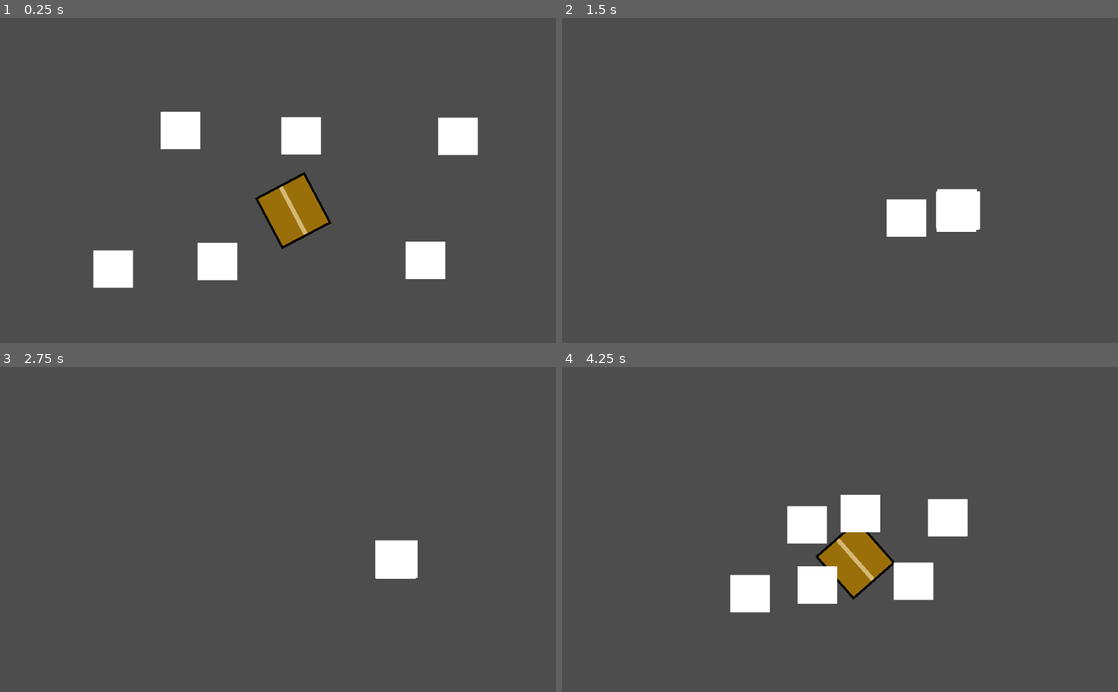
Above: before the commit, frames 1-4 (two rows, left to right).
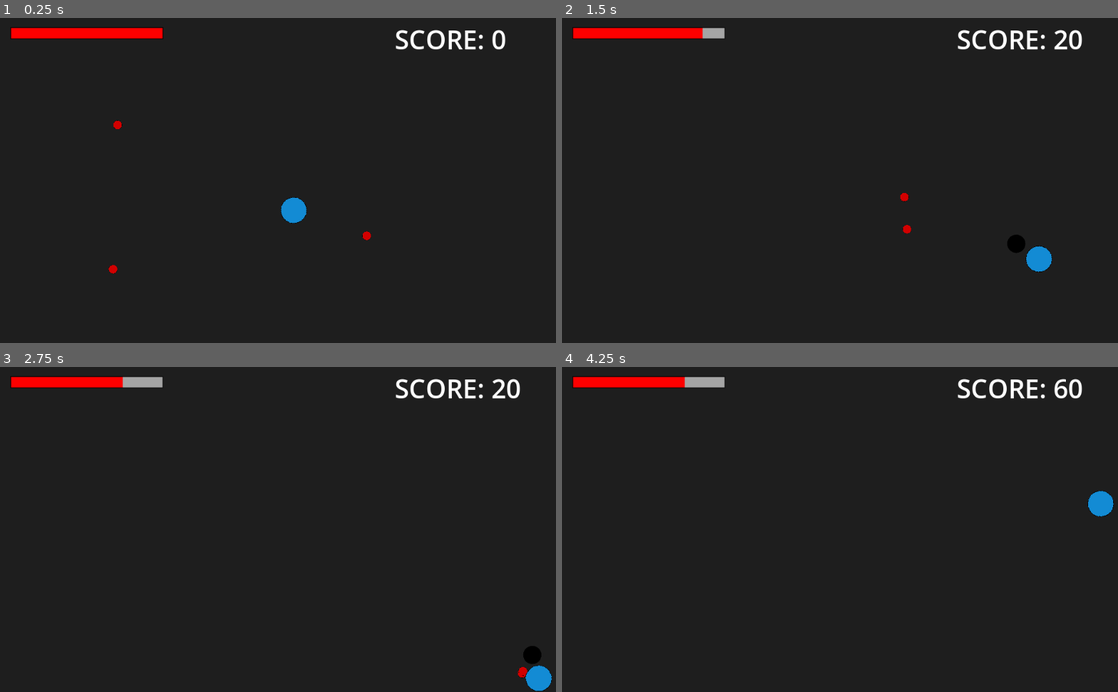
Above: after the commit, the same moments.

Repository: QuinnLeavitt/CSC-303-Final-Project
Game: Godot game, scene res://level/game.tscn
Same seed, same stepped clock (60 frames per second), same inputs: the game is played once before the commit and once after it.
Inputs (mouse positions are in pixels of both pictures, inside the frame that each line leads up to):
- Up to frame 1 (0.25 s): no input
- Up to frame 2 (1.5 s): move the mouse to (962, 164) at 0.52 s; press the mouse at (962, 164) at 0.53 s; hold D (move_right) 0.53-1.28 s; move the mouse to (728, 196) at 1.27 s; release the mouse at (728, 196) at 1.28 s; hold S (move_backward) from 1.28 s (still down); click (728, 196) at 1.35 s
- Up to frame 3 (2.75 s): move the mouse to (333, 458) at 2.02 s; release S (move_backward) at 2.03 s; press the mouse at (333, 458) at 2.03 s; hold D (move_right) from 2.03 s (still down)
- Up to frame 4 (4.25 s): move the mouse to (812, 594) at 2.77 s; release D (move_right) at 2.78 s; release the mouse at (812, 594) at 2.78 s; hold W (move_forward) 2.78-3.5 s; click (812, 594) at 2.85 s; click (834, 536) at 3.5 s, where only the run before the commit has a clickable "RESTART"

The runs differ from the first frame. In frame 1, 100% of the frame differs, in the area x 0-100%, y 0-100%; in frame 2, 100%; in frame 3, 100%; in frame 4, 100%.

Commit message:
Add basic UI

Diff:
--- a/enemies/minions/basic_enemy.gd
+++ b/enemies/minions/basic_enemy.gd
@@ -1,4 +1,6 @@
 class_name Enemy extends CharacterBody2D
+
+signal died
 
 @export var movement_speed = 350.0
 @export var health = 20
@@ -16,7 +18,6 @@
 	move_and_slide()
 
 func take_damage():
-	print('take damage')
 	if health >= 0:
 		health -= 20
 	else:
@@ -25,7 +26,7 @@
 func die():
 	if (is_alive==true):
 		player.heal(20)
-		print("ded")
+		emit_signal("died")
 		queue_free()
 
 
@@ -34,13 +35,11 @@
 	if body is Player:
 		is_player_hit = true
 		while(is_player_hit and player.is_alive):
-			await get_tree().create_timer(.2).timeout
-			print('hitting player')
+			await get_tree().create_timer(.1).timeout
 			var playerBody = body
-			playerBody.take_damage()
+			playerBody.take_damage(10)
 
 
 func _on_hit_box_body_exited(body):
 	if body is Player:
 		is_player_hit = false
-		print('player out of range')
--- a/enemies/minions/basic_enemy.tscn
+++ b/enemies/minions/basic_enemy.tscn
@@ -1,13 +1,13 @@
 [gd_scene load_steps=5 format=3 uid="uid://1tql7gtnjy2l"]
 
 [ext_resource type="Script" path="res://enemies/minions/basic_enemy.gd" id="1_j5nm7"]
-[ext_resource type="Texture2D" uid="uid://one6b4wog84m" path="res://assets/art/white_box.png" id="2_fndtq"]
+[ext_resource type="Texture2D" uid="uid://bgxy44lyn748u" path="res://assets/art/Placeholder_Enemy.png" id="2_5gviv"]
 
 [sub_resource type="CircleShape2D" id="CircleShape2D_ifvtx"]
-radius = 69.1158
+radius = 16.0312
 
 [sub_resource type="CircleShape2D" id="CircleShape2D_2upr0"]
-radius = 91.2688
+radius = 31.0161
 
 [node name="basic_enemy" type="CharacterBody2D"]
 collision_layer = 4
@@ -16,7 +16,9 @@
 script = ExtResource("1_j5nm7")
 
 [node name="Sprite2D" type="Sprite2D" parent="."]
-texture = ExtResource("2_fndtq")
+texture_filter = 1
+scale = Vector2(0.5, 0.5)
+texture = ExtResource("2_5gviv")
 
 [node name="CollisionShape2D" type="CollisionShape2D" parent="."]
 shape = SubResource("CircleShape2D_ifvtx")
--- a/level/Game.gd
+++ b/level/Game.gd
@@ -1,9 +1,14 @@
 extends Node2D
 @onready var game_over_screen = $game_over_screen
+@onready var hud =$hud
+var score := 0:
+	set(value):
+		score = value
+		hud.score = score
 
 # Called when the node enters the scene tree for the first time.
 func _ready():
-	pass # Replace with function body.
+	score = 0
 
 
 # Called every frame. 'delta' is the elapsed time since the previous frame.
@@ -13,3 +18,9 @@
 func _on_player_died():
 	await get_tree().create_timer(2).timeout
 	game_over_screen.visible = true
+
+
+
+
+func _on_basic_enemy_died():
+	score += 20
--- a/level/game.tscn
+++ b/level/game.tscn
@@ -1,9 +1,22 @@
-[gd_scene load_steps=5 format=3 uid="uid://bfaf3elpkgo64"]
+[gd_scene load_steps=10 format=3 uid="uid://bfaf3elpkgo64"]
 
 [ext_resource type="Script" path="res://level/Game.gd" id="1_0dsc7"]
 [ext_resource type="PackedScene" uid="uid://b0gtlja0y4b4h" path="res://player/player.tscn" id="2_sdx0n"]
 [ext_resource type="PackedScene" uid="uid://1tql7gtnjy2l" path="res://enemies/minions/basic_enemy.tscn" id="3_gpv7n"]
 [ext_resource type="PackedScene" uid="uid://bbqtt1kclfkuh" path="res://ui/game_over_screen.tscn" id="4_relea"]
+[ext_resource type="PackedScene" uid="uid://b2n6iyqm5fuf8" path="res://ui/hud.tscn" id="5_j63pa"]
+
+[sub_resource type="RectangleShape2D" id="RectangleShape2D_8o3g4"]
+size = Vector2(1039, 20)
+
+[sub_resource type="RectangleShape2D" id="RectangleShape2D_ue75p"]
+size = Vector2(1039, 20)
+
+[sub_resource type="RectangleShape2D" id="RectangleShape2D_bkuf5"]
+size = Vector2(37.5, 630)
+
+[sub_resource type="RectangleShape2D" id="RectangleShape2D_tirbe"]
+size = Vector2(37.5, 630)
 
 [node name="Game" type="Node2D"]
 script = ExtResource("1_0dsc7")
@@ -16,26 +29,48 @@
 scale = Vector2(0.5, 0.5)
 
 [node name="basic_enemy2" parent="." instance=ExtResource("3_gpv7n")]
-position = Vector2(923, 183)
+position = Vector2(138, 159)
 scale = Vector2(0.5, 0.5)
 
 [node name="basic_enemy3" parent="." instance=ExtResource("3_gpv7n")]
-position = Vector2(865, 479)
-scale = Vector2(0.5, 0.5)
-
-[node name="basic_enemy4" parent="." instance=ExtResource("3_gpv7n")]
-position = Vector2(261, 157)
-scale = Vector2(0.5, 0.5)
-
-[node name="basic_enemy5" parent="." instance=ExtResource("3_gpv7n")]
-position = Vector2(563, 130)
-scale = Vector2(0.5, 0.5)
-
-[node name="basic_enemy6" parent="." instance=ExtResource("3_gpv7n")]
-position = Vector2(328, 498)
+position = Vector2(758, 431)
 scale = Vector2(0.5, 0.5)
 
 [node name="game_over_screen" parent="." instance=ExtResource("4_relea")]
 visible = false
 
+[node name="hud" parent="." instance=ExtResource("5_j63pa")]
+offset_left = 0.0441284
+offset_top = -0.637604
+offset_right = 0.0441284
+offset_bottom = -0.637604
+
+[node name="StaticBody2D" type="StaticBody2D" parent="."]
+
+[node name="CollisionShape2D" type="CollisionShape2D" parent="StaticBody2D"]
+position = Vector2(510, -5)
+shape = SubResource("RectangleShape2D_8o3g4")
+
+[node name="StaticBody2D4" type="StaticBody2D" parent="."]
+
+[node name="CollisionShape2D" type="CollisionShape2D" parent="StaticBody2D4"]
+position = Vector2(516, 609)
+shape = SubResource("RectangleShape2D_ue75p")
+
+[node name="StaticBody2D2" type="StaticBody2D" parent="."]
+
+[node name="CollisionShape2D" type="CollisionShape2D" parent="StaticBody2D2"]
+position = Vector2(-10, 299)
+shape = SubResource("RectangleShape2D_bkuf5")
+
+[node name="StaticBody2D3" type="StaticBody2D" parent="."]
+
+[node name="CollisionShape2D" type="CollisionShape2D" parent="StaticBody2D3"]
+position = Vector2(1035, 294)
+shape = SubResource("RectangleShape2D_tirbe")
+
+[connection signal="damaged" from="player" to="." method="_on_player_damaged"]
 [connection signal="died" from="player" to="." method="_on_player_died"]
+[connection signal="died" from="basic_enemy" to="." method="_on_basic_enemy_died"]
+[connection signal="died" from="basic_enemy2" to="." method="_on_basic_enemy_died"]
+[connection signal="died" from="basic_enemy3" to="." method="_on_basic_enemy_died"]
--- a/player/basic_punch.tscn
+++ b/player/basic_punch.tscn
@@ -1,10 +1,10 @@
 [gd_scene load_steps=4 format=3 uid="uid://da5burfmtfom6"]
 
 [ext_resource type="Script" path="res://player/basic_punch.gd" id="1_7b3mb"]
-[ext_resource type="Texture2D" uid="uid://one6b4wog84m" path="res://assets/art/white_box.png" id="1_kjh5s"]
+[ext_resource type="Texture2D" uid="uid://can8um1bthqcd" path="res://assets/art/Placeholder_fist.png" id="2_vbupq"]
 
-[sub_resource type="RectangleShape2D" id="RectangleShape2D_y5qny"]
-size = Vector2(95.3333, 89.3333)
+[sub_resource type="CircleShape2D" id="CircleShape2D_25q12"]
+radius = 21.3333
 
 [node name="Punch" type="Area2D"]
 collision_layer = 256
@@ -12,12 +12,12 @@
 script = ExtResource("1_7b3mb")
 
 [node name="CollisionShape2D" type="CollisionShape2D" parent="."]
-position = Vector2(0.499998, -1)
 scale = Vector2(1.5, 1.5)
-shape = SubResource("RectangleShape2D_y5qny")
+shape = SubResource("CircleShape2D_25q12")
 
 [node name="Sprite2D" type="Sprite2D" parent="."]
-texture = ExtResource("1_kjh5s")
+scale = Vector2(0.5, 0.5)
+texture = ExtResource("2_vbupq")
 
 [node name="Lifetime" type="Timer" parent="."]
 wait_time = 0.1
--- a/player/player.gd
+++ b/player/player.gd
@@ -1,5 +1,7 @@
 class_name Player extends CharacterBody2D
 
+signal healed(amount)
+signal damaged(amount)
 signal died
 
 @export var fire_rate := 0.15
@@ -63,19 +65,19 @@
 
 	p.rotation = rotation
 
-func take_damage():
+func take_damage(damageValue):
 	if health > 0:
-		health -= 20
-		print("taking damage")
-		print(health)
+		health -= damageValue
+		emit_signal("damaged", damageValue)
+		if health == 0:
+			die()
 	else:
 		die()
 
 func heal(healValue):
 	if health > 0 and health < 100:
 		health += healValue
-		print("healing")
-		print(health)
+		emit_signal("healed", healValue)
 
 func die():
 	if (is_alive==true):
--- a/player/player.tscn
+++ b/player/player.tscn
@@ -1,11 +1,11 @@
 [gd_scene load_steps=5 format=3 uid="uid://b0gtlja0y4b4h"]
 
 [ext_resource type="Script" path="res://player/player.gd" id="1_rkbbc"]
-[ext_resource type="Texture2D" uid="uid://cp4fv1b4wmqi8" path="res://assets/art/Box.png" id="2_cm8hs"]
+[ext_resource type="Texture2D" uid="uid://gb3hjcows3er" path="res://assets/art/Placeholder_Player.png" id="2_0ajtj"]
 [ext_resource type="PackedScene" uid="uid://bbqtt1kclfkuh" path="res://ui/game_over_screen.tscn" id="3_ffodx"]
 
 [sub_resource type="CircleShape2D" id="CircleShape2D_gg7xa"]
-radius = 10.018
+radius = 24.0
 
 [node name="CharacterBody2D" type="CharacterBody2D" groups=["player"]]
 collision_layer = 2
@@ -14,21 +14,21 @@
 script = ExtResource("1_rkbbc")
 
 [node name="CollisionShape2D" type="CollisionShape2D" parent="."]
-scale = Vector2(5, 5)
+texture_filter = 1
 shape = SubResource("CircleShape2D_gg7xa")
 
 [node name="Sprite2D" type="Sprite2D" parent="."]
 texture_filter = 1
-position = Vector2(4, -5)
-rotation = 1.5708
-scale = Vector2(3.96875, 4.09375)
-texture = ExtResource("2_cm8hs")
+rotation = -1.5708
+scale = Vector2(0.75, 0.75)
+texture = ExtResource("2_0ajtj")
 
 [node name="RightArm" type="Node2D" parent="."]
-position = Vector2(56, 60)
+position = Vector2(40, 21)
+scale = Vector2(1, 1.00132)
 
 [node name="LeftArm" type="Node2D" parent="."]
-position = Vector2(58, -60)
+position = Vector2(40, -21)
 
 [node name="GameOverScreen" parent="." instance=ExtResource("3_ffodx")]
 visible = false
--- a/project.godot
+++ b/project.godot
@@ -61,3 +61,4 @@
 
 renderer/rendering_method="gl_compatibility"
 renderer/rendering_method.mobile="gl_compatibility"
+environment/defaults/default_clear_color=Color(0.117647, 0.117647, 0.117647, 1)
--- /dev/null
+++ b/ui/ProgressBar.gd
@@ -0,0 +1,13 @@
+extends ProgressBar
+
+@onready var player = get_tree().get_first_node_in_group('player')
+
+# Called when the node enters the scene tree for the first time.
+func _ready():
+	player.connect("damaged", _on_player_damaged)
+	player.connect("healed", _on_player_healed)
+
+func _on_player_damaged(amount):
+	value=player.health
+func _on_player_healed(amount):
+	value=player.health
--- /dev/null
+++ b/ui/TextureProgressBar.gd
@@ -0,0 +1,13 @@
+extends TextureProgressBar
+
+@onready var player = get_tree().get_first_node_in_group('player')
+
+# Called when the node enters the scene tree for the first time.
+func _ready():
+	player.connect("damaged", _on_player_damaged)
+	player.connect("healed", _on_player_healed)
+
+func _on_player_damaged(amount):
+	value=player.health
+func _on_player_healed(amount):
+	value=player.health
--- /dev/null
+++ b/ui/hud.gd
@@ -0,0 +1,14 @@
+extends Control
+
+@onready var score = $Score:
+	set(value):
+		score.text = "SCORE: " + str(value)
+
+# Called when the node enters the scene tree for the first time.
+func _ready():
+	pass # Replace with function body.
+
+
+# Called every frame. 'delta' is the elapsed time since the previous frame.
+func _process(delta):
+	pass
--- a/ui/hud.tscn
+++ b/ui/hud.tscn
@@ -1,4 +1,12 @@
-[gd_scene format=3 uid="uid://b2n6iyqm5fuf8"]
+[gd_scene load_steps=6 format=3 uid="uid://b2n6iyqm5fuf8"]
+
+[ext_resource type="Script" path="res://ui/hud.gd" id="1_yohdk"]
+[ext_resource type="Texture2D" uid="uid://dvtfdqqn1j3va" path="res://assets/art/HPEmpty.png" id="2_bsndv"]
+[ext_resource type="Texture2D" uid="uid://cbety81mcl5s6" path="res://assets/art/HPFull.png" id="3_2vmnc"]
+[ext_resource type="Script" path="res://ui/TextureProgressBar.gd" id="4_jblr6"]
+
+[sub_resource type="LabelSettings" id="LabelSettings_1quvb"]
+font_size = 48
 
 [node name="hud" type="Control"]
 layout_mode = 3
@@ -7,3 +15,28 @@
 anchor_bottom = 1.0
 grow_horizontal = 2
 grow_vertical = 2
+script = ExtResource("1_yohdk")
+
+[node name="TextureProgressBar" type="TextureProgressBar" parent="."]
+layout_mode = 0
+offset_left = -4.0
+offset_top = -88.0
+offset_right = 252.0
+offset_bottom = 168.0
+scale = Vector2(1.28587, 0.918309)
+value = 100.0
+texture_under = ExtResource("2_bsndv")
+texture_progress = ExtResource("3_2vmnc")
+script = ExtResource("4_jblr6")
+
+[node name="Score" type="Label" parent="."]
+layout_mode = 1
+anchors_preset = -1
+anchor_right = 1.0
+anchor_bottom = 1.0
+offset_left = 727.0
+offset_top = 7.0
+offset_right = -12.0
+offset_bottom = -523.0
+text = "SCORE: 9999"
+label_settings = SubResource("LabelSettings_1quvb")
Binary file added: assets/art/HPEmpty.png
Not shown, added: assets/art/HPEmpty.png.import
Binary file added: assets/art/HPFull.png
Not shown, added: assets/art/HPFull.png.import
Binary file added: assets/art/Placeholder_Enemy.png
Not shown, added: assets/art/Placeholder_Enemy.png.import
Binary file added: assets/art/Placeholder_Player.png
Not shown, added: assets/art/Placeholder_Player.png.import
Binary file added: assets/art/Placeholder_fist.png
Not shown, added: assets/art/Placeholder_fist.png.import
